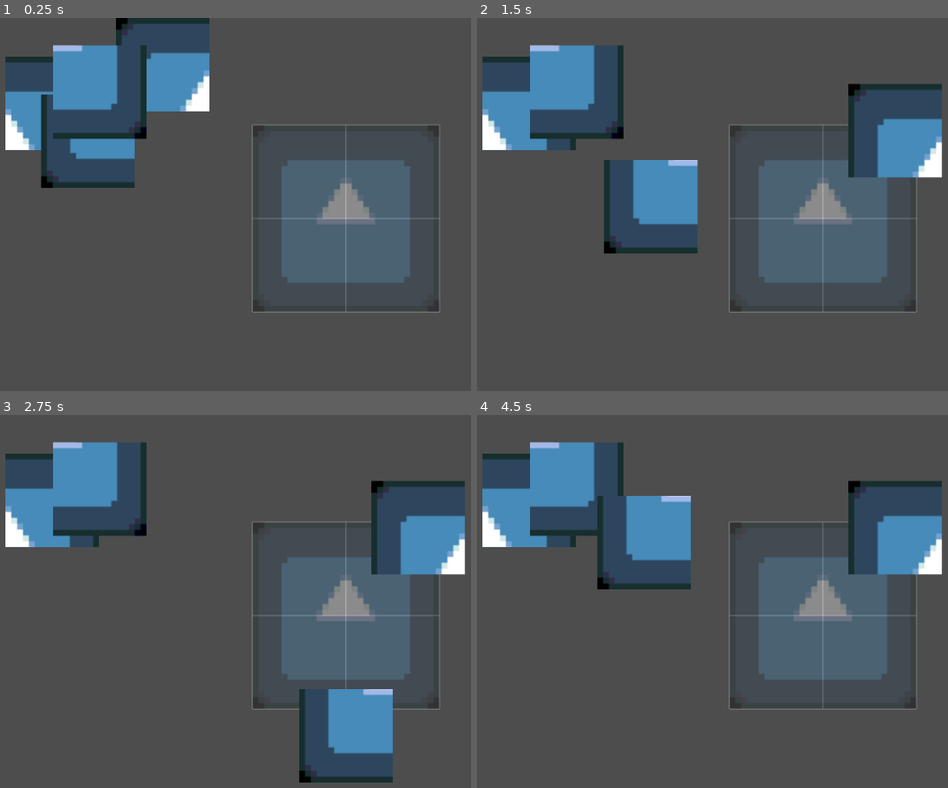
Above: before the commit, frames 1-4 (two rows, left to right).
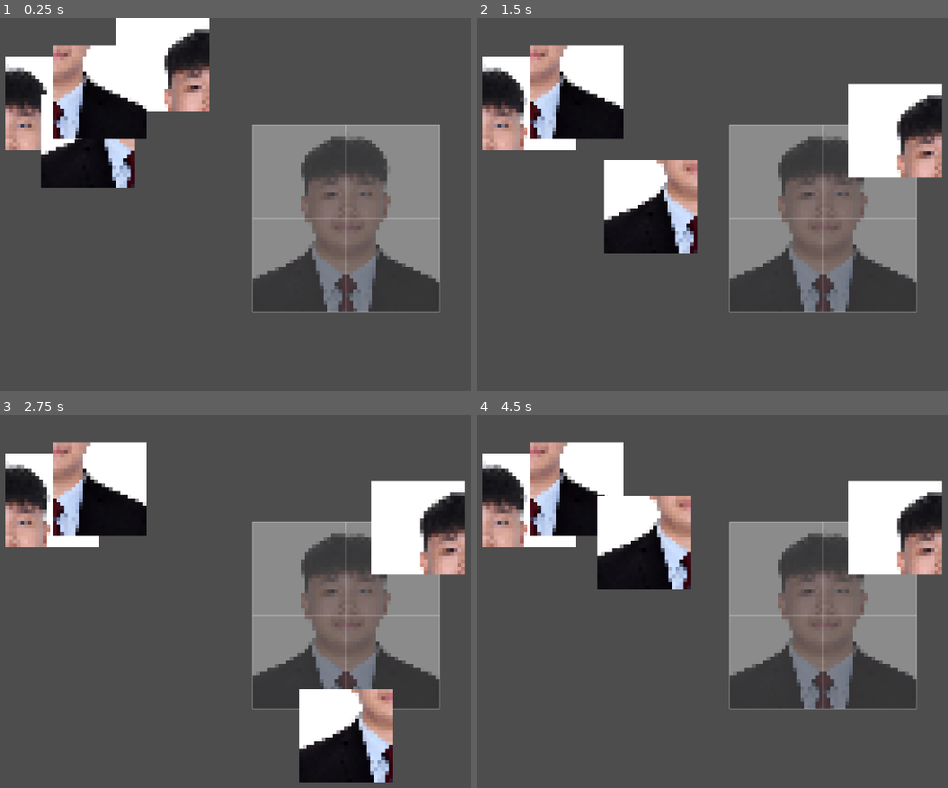
Above: after the commit, the same moments.

Repository: chabsseu/pixelated
Game: Godot game, scene res://Scenes/Board/puzzle_board.tscn
Two runs of this game, one before a commit and one after it. Both use one fixed random seed, a clock stepped at 60 frames per second and the inputs below. The engine's default icon, where the game draws it, is replaced by a stand-in: a white triangle on a blue panel in a dark square.
Inputs (mouse positions are in pixels of both pictures, inside the frame that each line leads up to):
- Up to frame 1 (0.25 s): no input
- Up to frame 2 (1.5 s): tap Enter at 0.5 s; drag from (641, 66) to (896, 129) at 0.52 s; tap Space at 1.25 s; drag from (528, 103) to (787, 301) at 1.27 s
- Up to frame 3 (2.75 s): tap Enter at 2 s; move the mouse to (98, 489) at 2.02 s; click (98, 489) at 2.17 s
- Up to frame 4 (4.5 s): tap Space at 2.75, 4.25 s; drag from (820, 735) to (608, 556) at 2.77 s; tap Enter at 3.5 s; move the mouse to (outside the picture) at 3.52 s; click (outside the picture) at 3.67 s; drag from (608, 556) to (717, 515) at 4.27 s

The runs differ from the first frame. In frame 1, 32% of the frame differs, in the area x 1-94%, y 0-79%; in frame 2, 34%, in the area x 1-99%, y 7-79%; in frame 3, 33%; in frame 4, 33%.

Commit message:
fixed the proportion of the baord to fix any picture

Diff:
--- a/Scripts/PixelatedUtil.gd
+++ b/Scripts/PixelatedUtil.gd
@@ -1,59 +1,118 @@
 extends Node
 class_name PixelateUtil
 
-## Loads an image from a file path and returns a pixelated ImageTexture.
-## grid_size = how many blocks across/down (e.g. 24 = 24x24 blocks -> lower = chunkier/harder)
-## color_levels = how many shades PER CHANNEL to keep (e.g. 4-6 gives a flat "pixel art" palette,
-##                255 = no color reduction, just blockiness)
-
+## Loads an image from disk.
 static func load_image_from_path(path: String) -> Image:
 	var img := Image.new()
 	var err := img.load(path)
 	if err != OK:
 		push_error("Failed to load image at %s (error %d)" % [path, err])
 		return null
+
 	img.convert(Image.FORMAT_RGB8)
 	return img
 
-static func pixelate(source: Image, grid_size: int, color_levels: int = 255) -> Image:
-	var w := source.get_width()
-	var h := source.get_height()
 
-	# Work on a square-ish crop from the center so pieces slice evenly later.
-	var side: int = min(w, h)
-	var crop_x := int((w - side) / 2.0)
-	var crop_y := int((h - side) / 2.0)
-	var cropped := source.get_region(Rect2i(crop_x, crop_y, side, side))
+## Pixelates an image.
+## pixel_size:
+##     4  = very detailed
+##     8  = recommended
+##     12 = retro
+##     16 = chunky
+##
+## color_levels:
+##     255 = keep original colors
+##     64  = light reduction
+##     32  = SNES style
+##     16  = retro
+##      4  = GameBoy
+static func pixelate(source: Image, pixel_size: int, color_levels: int = 255) -> Image:
+	var width: int = source.get_width()
+	var height: int = source.get_height()
 
-	# Step 1: shrink down to grid_size x grid_size.
-	# Godot's INTERPOLATE_LANCZOS/BILINEAR average pixels together (avoids noisy/blotchy
-	# single-pixel sampling you'd get from NEAREST on the downscale).
-	cropped.resize(grid_size, grid_size, Image.INTERPOLATE_BILINEAR)
+	# Crop to a centered square
+	var side: int = min(width, height)
 
-	# Step 2: optional color quantization for a clean flat "pixel art" look
-	# instead of a muddy photographic gradient.
+	var crop_x: int = int((width - side) / 2)
+	var crop_y: int = int((height - side) / 2)
+
+	var cropped: Image = source.get_region(
+		Rect2i(crop_x, crop_y, side, side)
+	)
+
+	# Prevent division by zero
+	pixel_size = max(pixel_size, 1)
+
+	# Calculate the downscaled resolution
+	var target_size: int = max(8, int(side / pixel_size))
+
+	# Downscale
+	cropped.resize(
+		target_size,
+		target_size,
+		Image.INTERPOLATE_BILINEAR
+	)
+
+	# Optional color reduction
 	if color_levels < 255:
 		_quantize(cropped, color_levels)
 
-	# Step 3: scale back up with NEAREST so blocks stay crisp (no blur).
-	cropped.resize(side, side, Image.INTERPOLATE_NEAREST)
+	# Upscale with crisp pixels
+	cropped.resize(
+		side,
+		side,
+		Image.INTERPOLATE_NEAREST
+	)
+
 	return cropped
 
 static func _quantize(img: Image, levels: int) -> void:
-	# Reduces each color channel down to `levels` discrete steps.
-	# e.g. levels = 6 -> each channel snaps to one of 6 values (0, 51, 102, ...255)
-	# Note: Godot 4 images no longer need lock()/unlock() before get_pixel/set_pixel.
-	var w := img.get_width()
-	var h := img.get_height()
-	var step := 255.0 / float(levels - 1)
+	levels = max(levels, 2)
+
+	var w: int = img.get_width()
+	var h: int = img.get_height()
+
+	var step: float = 255.0 / float(levels - 1)
+
 	for y in range(h):
 		for x in range(w):
 			var c: Color = img.get_pixel(x, y)
-			var r: float = round(round(c.r * 255.0 / step) * step) / 255.0
-			var g: float = round(round(c.g * 255.0 / step) * step) / 255.0
-			var b: float = round(round(c.b * 255.0 / step) * step) / 255.0
-			img.set_pixel(x, y, Color(r, g, b, c.a))
+
+			var r: float = round(c.r * 255.0 / step) * step / 255.0
+			var g: float = round(c.g * 255.0 / step) * step / 255.0
+			var b: float = round(c.b * 255.0 / step) * step / 255.0
+
+			img.set_pixel(
+				x,
+				y,
+				Color(r, g, b, c.a)
+			)
+
+
+static func crop_to_square(image: Image) -> Image:
+	var side: int = min(
+		image.get_width(),
+		image.get_height()
+	)
+
+	var x: int = int((image.get_width() - side) / 2)
+	var y: int = int((image.get_height() - side) / 2)
+
+	var square := Image.create(
+		side,
+		side,
+		false,
+		image.get_format()
+	)
+
+	square.blit_rect(
+		image,
+		Rect2i(x, y, side, side),
+		Vector2i.ZERO
+	)
+
+	return square
+
 
 static func to_texture(img: Image) -> ImageTexture:
-	# Godot 4: ImageTexture.create_from_image() is a static factory method.
 	return ImageTexture.create_from_image(img)
--- a/Scripts/puzzle_board.gd
+++ b/Scripts/puzzle_board.gd
@@ -4,8 +4,8 @@
 @export var piece_scene: PackedScene       # assign PuzzlePiece.tscn in the editor
 @export var grid_columns: int = 2
 @export var board_size: Vector2 = Vector2(600, 600)
-@export var pixelate_grid_size: int = 32   # lower = chunkier/harder pixelation
-@export var color_levels: int = 12         # lower = flatter "cartoon" palette, 255 = off
+@export var pixelate_grid_size := 6   # lower = chunkier/harder pixelation
+@export var color_levels := 64     # lower = flatter "cartoon" palette, 255 = off
 @export var snap_threshold_ratio: float = 0.6   # % of piece size counted as "close enough" to snap
 
 var pieces: Array = []
@@ -18,7 +18,7 @@
 
 func _ready() -> void:
 	puzzle_solved.connect(_on_puzzle_solved)
-	start_puzzle("res://icon.svg")
+	start_puzzle("res://012099.JPG")
 func _on_puzzle_solved() -> void:
 	# Placeholder win screen — swap this out for real victory UI later
 	# (a proper popup, animation, sound, "next photo" button, etc.)
@@ -36,9 +36,24 @@
 	var raw_img := PixelateUtil.load_image_from_path(image_path)
 	if raw_img == null:
 		return
-	var processed := PixelateUtil.pixelate(raw_img, pixelate_grid_size, color_levels)
+
+	# Crop to square first
+	raw_img = PixelateUtil.crop_to_square(raw_img)
+
+	# Resize to the puzzle size
+	raw_img.resize(
+		int(board_size.x),
+		int(board_size.y),
+		Image.INTERPOLATE_LANCZOS
+	)
+
+	var processed := PixelateUtil.pixelate(
+		raw_img,
+		pixelate_grid_size,
+		color_levels
+	)
+
 	_build_pieces(processed)
-
 func _build_pieces(processed_image: Image) -> void:
 	_clear_board()
 
Binary file added: 012099.JPG
Not shown, added: 012099.JPG.import
